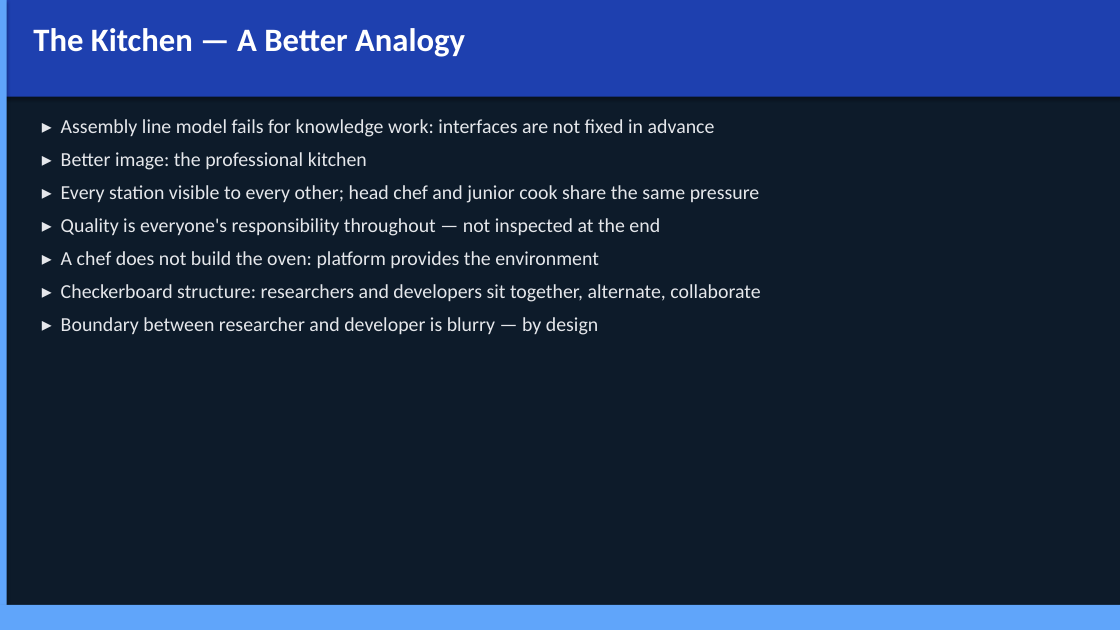
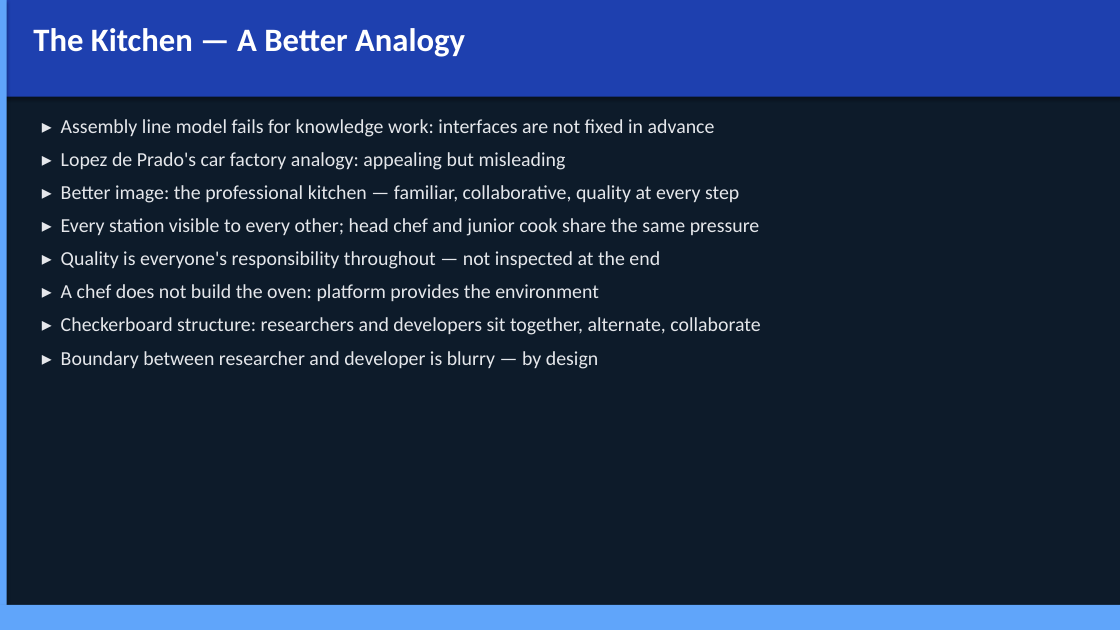
Before and after one commit to Jebel-Quant/platform, a slide deck: slide 7 of vision.pptx. Drawn at 1120x630 pixels with LibreOffice and Linux fonts; fonts in the diff are those of the drawing. Boxes give left, top, right and bottom in pixels: in the first picture for what was removed or moved away, otherwise in the second. Text is boxed around its words. In the diff, an @@ line names an element or a change of style, - is before the commit and + after.

```diff
--- a/vision.pptx
+++ b/vision.pptx
@@ text at bbox=[61, 152, 739, 203]: text changed @@
-▸ Better image: the professional kitchen
+▸ Lopez de Prado's car factory analogy: appealing but misleading
+▸ Better image: the professional kitchen — familiar, collaborative, quality at every step
```
Also in this commit, not shown: 1 other slide changed, 1 other file.
